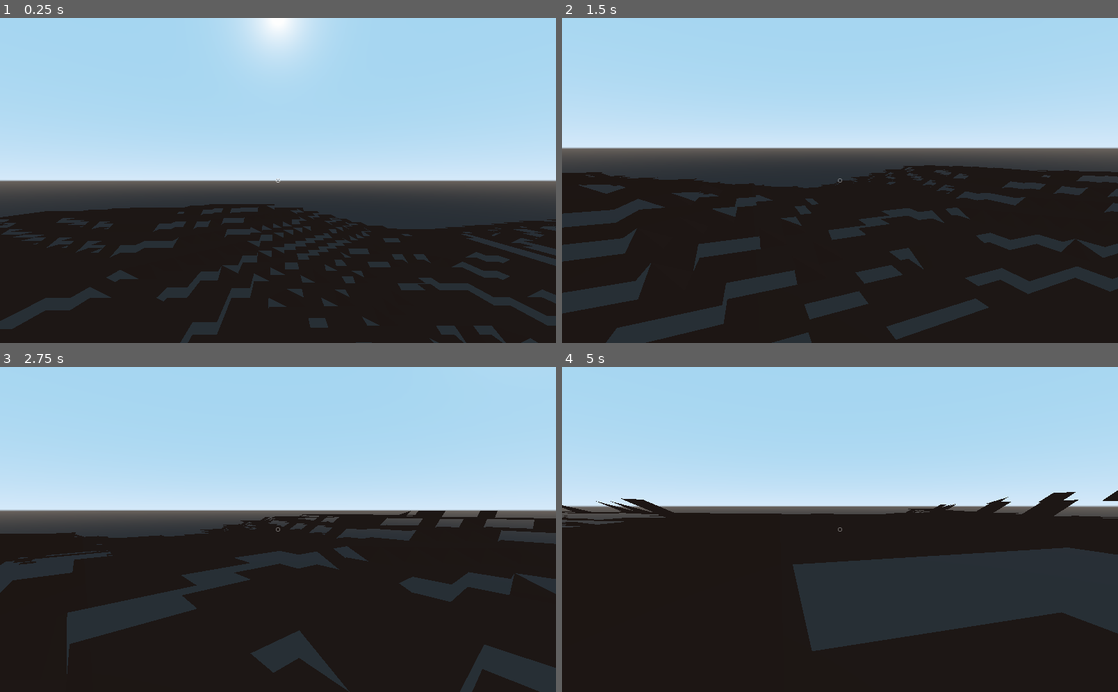
Above: before the commit, frames 1-4 (two rows, left to right).
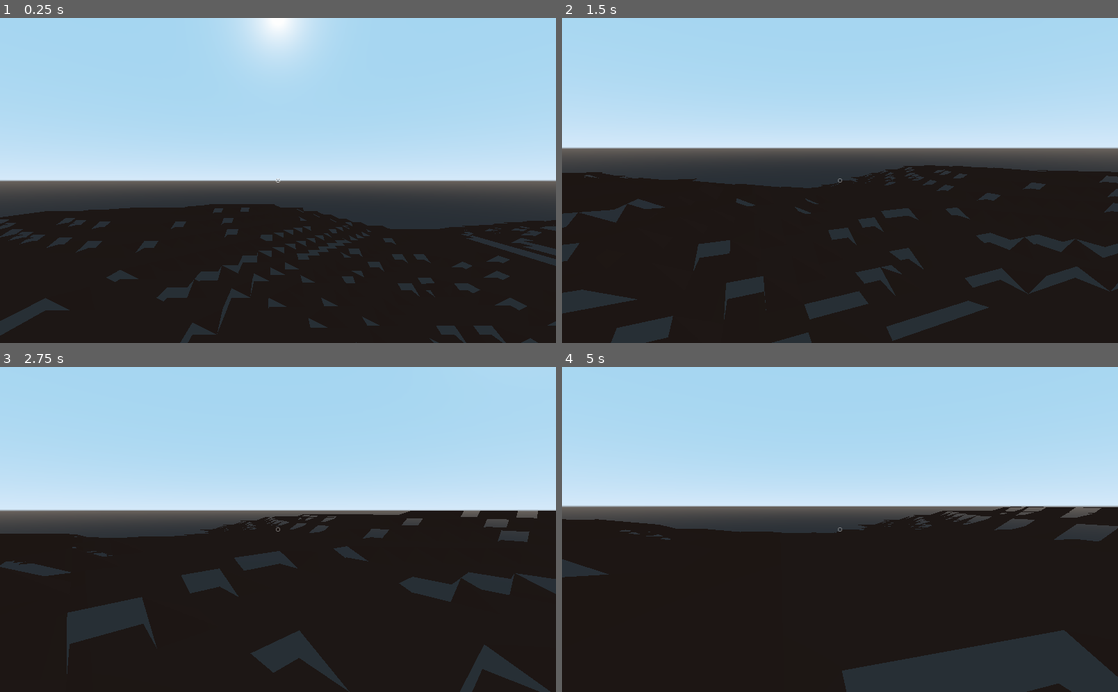
Above: after the commit, the same moments.

Repository: ihave13digits/AutomatonUprising
Game: Godot game, scene res://scene/Main.tscn
Same seed, same stepped clock (60 frames per second), same inputs: the game is played once before the commit and once after it.
Inputs (mouse positions are in pixels of both pictures, inside the frame that each line leads up to):
- Up to frame 1 (0.25 s): no input
- Up to frame 2 (1.5 s): tap Enter at 0.5 s; move the mouse to (962, 164) at 0.52 s; hold D (move_right) 0.53-1.28 s; hold Right mouse button (create) 0.53-1.28 s; click (962, 164) at 0.67 s; tap Space (jump) at 0.77 s; move the mouse to (812, 180) at 1.27 s; hold W (move_forward) from 1.28 s (still down); click (812, 180) at 1.35 s
- Up to frame 3 (2.75 s): keep holding W (move_forward); tap Space (jump) at 1.52 s; move the mouse to (289, 523) at 2.02 s; hold Shift (jog) from 2.03 s (still down)
- Up to frame 4 (5 s): keep holding W (move_forward); move the mouse to (834, 536) at 2.77 s; release Shift (jog) at 2.78 s; tap Ctrl (run) at 2.85 s; tap Space (jump) at 3.02, 3.77, 4.52 s; move the mouse to (878, 532) at 3.52 s; hold Right mouse button (create) 3.53-4.28 s; move the mouse to (795, 526) at 4.27 s; click (795, 526) at 4.35 s

The runs differ from the first frame. In frame 1, 2.4% of the frame differs, in the area x 0-100%, y 57-100%; in frame 2, 4.1%; in frame 3, 3.5%; in frame 4, 24%, in the area x 0-100%, y 38-100%.

Commit message:
updated core

Diff:
--- a/scene/World.gd
+++ b/scene/World.gd
@@ -15,7 +15,7 @@
 	'tilecave' : [-1, 0, 0, 0, 0, 0,-1,-1 ],
 	'tileflat' : [ 0, 0, 0, 0, 0, 0, 0, 0 ],
 	'tileside' : [ 0, 1, 1, 1, 0, 0, 0, 0 ],
-	'tilevert' : [-1, 0, 1, 1, 1, 0,-1,-1 ],
+	'tilevert' : [ 0, 0, 1, 1, 1, 0, 0, 0 ],
 	'tilevex' : [ 0, 0, 1, 1, 1, 0, 0, 0 ]
 	}
 
@@ -67,15 +67,51 @@
 	for t in mask:
 		for i in range(4):
 			var to_check = rotate_mask(mask[t], i)
-			if (
-			to_check[0] == nbrs[0] and
-			to_check[1] == nbrs[1] and
-			to_check[2] == nbrs[2] and
-			to_check[3] == nbrs[3] and
-			to_check[4] == nbrs[4] and
-			to_check[5] == nbrs[5] and
-			to_check[6] == nbrs[6] and
-			to_check[7] == nbrs[7]
+			if ((
+			to_check[0] == nbrs[0] and to_check[1] == nbrs[1] and
+			to_check[2] == nbrs[2] and to_check[3] == nbrs[3] and
+			to_check[4] == nbrs[4] and to_check[5] == nbrs[5] and
+			to_check[6] == nbrs[6] and to_check[7] == nbrs[7])
+			or (
+			to_check[0] >= nbrs[0] and to_check[1] == nbrs[1] and
+			to_check[2] == nbrs[2] and to_check[3] == nbrs[3] and
+			to_check[4] == nbrs[4] and to_check[5] == nbrs[5] and
+			to_check[6] == nbrs[6] and to_check[7] == nbrs[7])
+			or (
+			to_check[0] == nbrs[0] and to_check[1] >= nbrs[1] and
+			to_check[2] == nbrs[2] and to_check[3] == nbrs[3] and
+			to_check[4] == nbrs[4] and to_check[5] == nbrs[5] and
+			to_check[6] == nbrs[6] and to_check[7] == nbrs[7])
+			or (
+			to_check[0] == nbrs[0] and to_check[1] == nbrs[1] and
+			to_check[2] >= nbrs[2] and to_check[3] == nbrs[3] and
+			to_check[4] == nbrs[4] and to_check[5] == nbrs[5] and
+			to_check[6] == nbrs[6] and to_check[7] == nbrs[7])
+			or (
+			to_check[0] == nbrs[0] and to_check[1] == nbrs[1] and
+			to_check[2] == nbrs[2] and to_check[3] >= nbrs[3] and
+			to_check[4] == nbrs[4] and to_check[5] == nbrs[5] and
+			to_check[6] == nbrs[6] and to_check[7] == nbrs[7])
+			or (
+			to_check[0] == nbrs[0] and to_check[1] == nbrs[1] and
+			to_check[2] == nbrs[2] and to_check[3] == nbrs[3] and
+			to_check[4] >= nbrs[4] and to_check[5] == nbrs[5] and
+			to_check[6] == nbrs[6] and to_check[7] == nbrs[7])
+			or (
+			to_check[0] == nbrs[0] and to_check[1] == nbrs[1] and
+			to_check[2] == nbrs[2] and to_check[3] == nbrs[3] and
+			to_check[4] == nbrs[4] and to_check[5] >= nbrs[5] and
+			to_check[6] == nbrs[6] and to_check[7] == nbrs[7])
+			or (
+			to_check[0] == nbrs[0] and to_check[1] == nbrs[1] and
+			to_check[2] == nbrs[2] and to_check[3] == nbrs[3] and
+			to_check[4] == nbrs[4] and to_check[5] == nbrs[5] and
+			to_check[6] >= nbrs[6] and to_check[7] == nbrs[7])
+			or (
+			to_check[0] == nbrs[0] and to_check[1] == nbrs[1] and
+			to_check[2] == nbrs[2] and to_check[3] == nbrs[3] and
+			to_check[4] == nbrs[4] and to_check[5] == nbrs[5] and
+			to_check[6] == nbrs[6] and to_check[7] >= nbrs[7])
 			):
 				tile = t; rot.y = (i * 90) + 90
 
